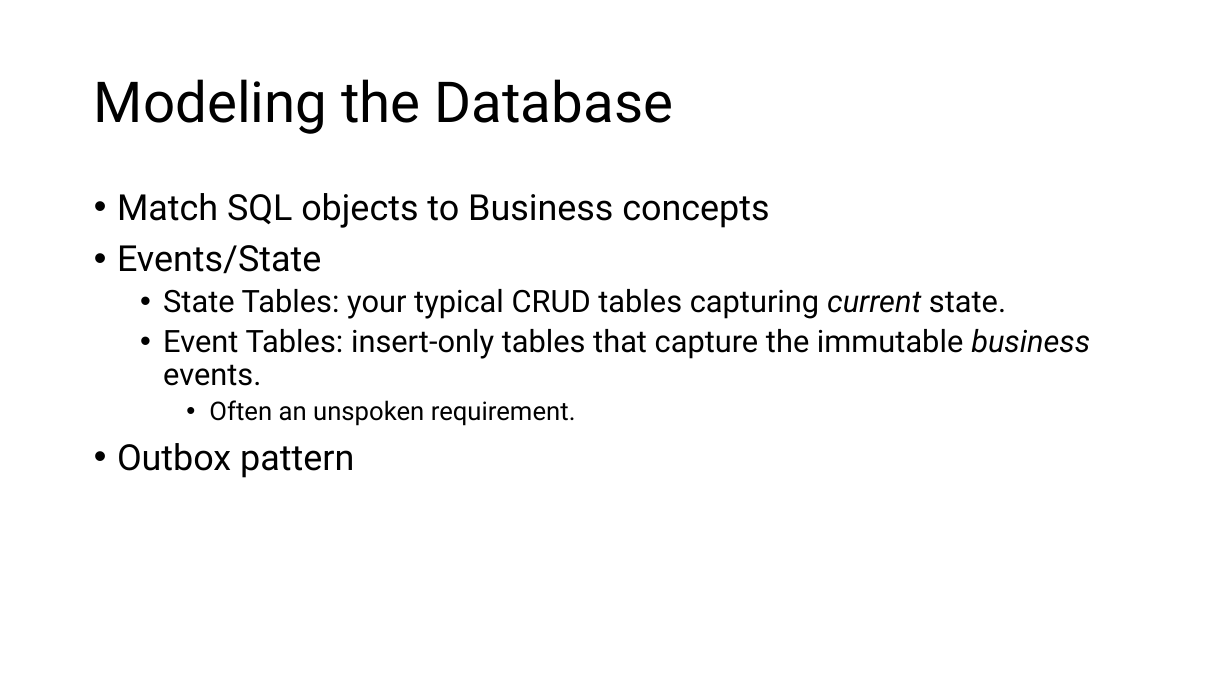
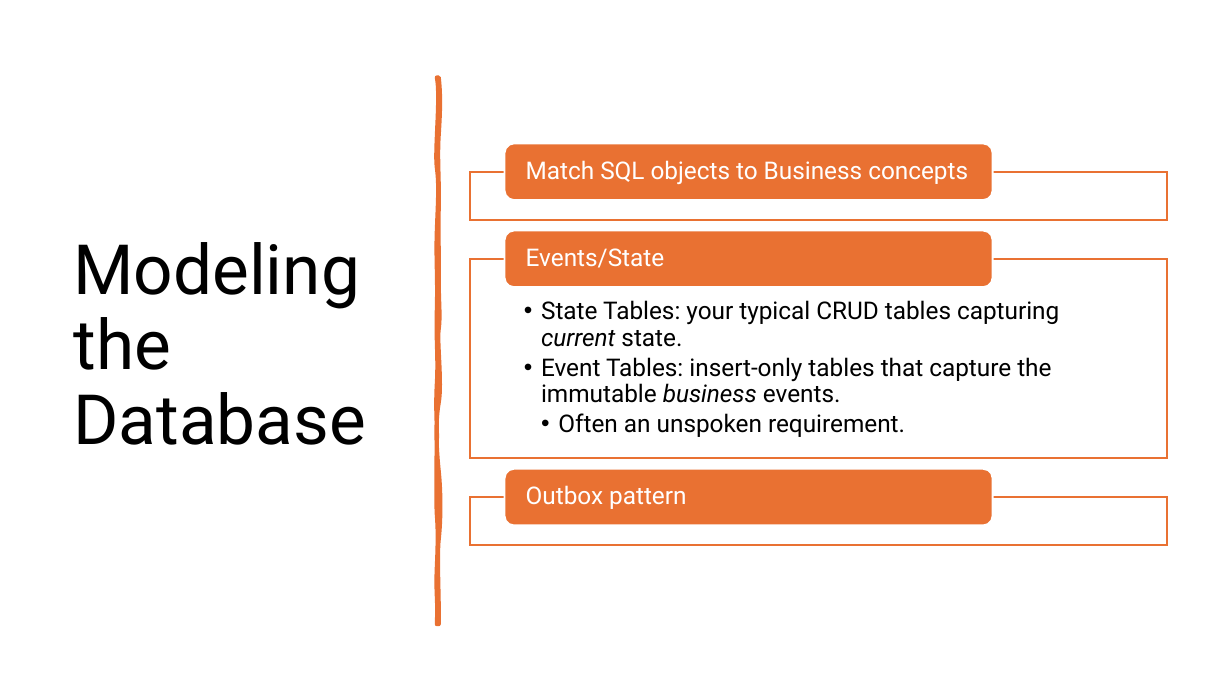
Before and after one commit to TheJuanitoLearnsShow/PodcastsManager, a slide deck: slide 9 of slides/VS sql project.pptx. Drawn at 1232x693 pixels with LibreOffice and Linux fonts; fonts in the diff are those of the drawing. Boxes give left, top, right and bottom in pixels: in the first picture for what was removed or moved away, otherwise in the second. Text is boxed around its words. In the diff, an @@ line names an element or a change of style, - is before the commit and + after.

Commit message:
Slides update

```diff
--- a/slides/VS sql project.pptx
+++ b/slides/VS sql project.pptx
@@ title "Modeling the Database": place and size @@
-title "Modeling the Database" at box(94, 79, 673, 134)
+title "Modeling the Database" at box(73, 242, 365, 445)
@@ title "Modeling the Database" at box(73, 242, 365, 445): size 44 to 54 pt @@
@@ freeform shape added at box(437, 78, 439, 625), fill #E97132, outline #E97132 3.25 pt @@
@@ text at box(117, 193, 769, 274): paragraphs removed @@
-• Match SQL objects to Business concepts
-• Events/State
@@ text "State Tables: your typical CRUD ...": place and size @@
-text "State Tables: your typical CRUD ..." at box(117, 193, 1090, 478)
+text "State Tables: your typical CRUD ..." at box(541, 300, 1059, 437)
@@ text "State Tables: your typical CRUD ..." at box(541, 300, 1059, 437): size 24 to 19 pt in "State Tables: your typical CRUD tables capturing ...", "Event Tables: insert-only tables that capture the ..."; size 20 to 19 pt in "Often an unspoken requirement."; indent changed; less space between paragraphs @@
@@ text at box(117, 443, 354, 478): paragraph removed @@
-• Outbox pattern
@@ group added at box(470, 143, 1167, 545): 3 rectangles, 3 rounded rectangles, 3 texts @@
+Match SQL objects to Business concepts
+Events/State
+Outbox pattern
```
Also in this commit, not shown: 14 other slides changed, 1 other file.
